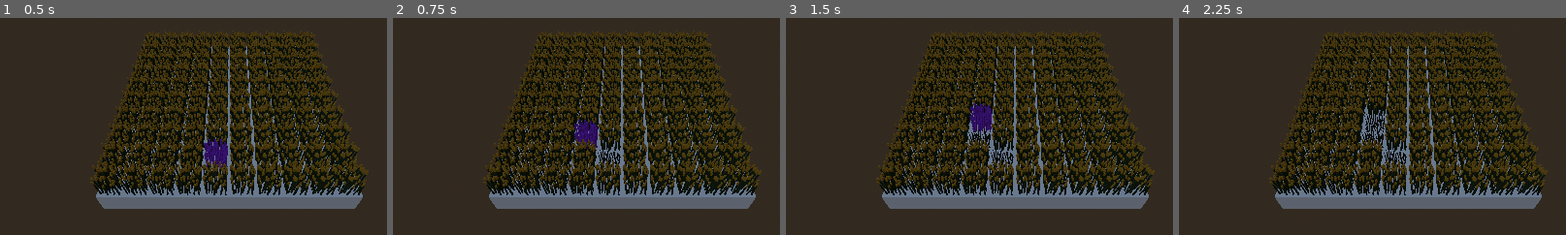
Above: before the commit, frames 1-4 (left to right).
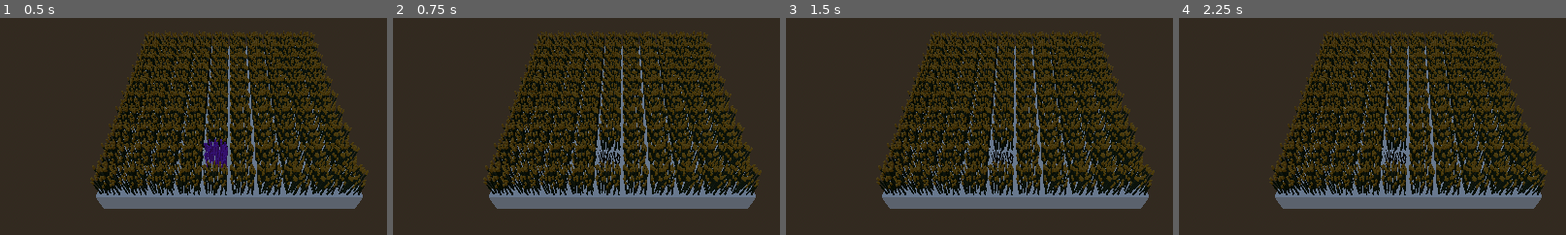
Above: after the commit, the same moments.

Repository: Squix/scientific_game_jam_26
Game: Godot game, scene res://scenes/game_parasite.tscn
Same seed, same stepped clock (60 frames per second), same inputs: the game is played once before the commit and once after it. This scene is started directly instead of the project's main scene.
Inputs (mouse positions are % of the whole screen's width and height, from its top left):
- Up to frame 1 (0.5 s): no input
- Up to frame 2 (0.75 s): tap Enter at 0.5 s; move the mouse to (72, 45) at 0.52 s; press the mouse at (72, 45) at 0.53 s
- Up to frame 3 (1.5 s): tap Space at 1.25 s; move the mouse to (30, 55) at 1.27 s; release the mouse at (30, 55) at 1.28 s; click (30, 55) at 1.35 s
- Up to frame 4 (2.25 s): tap Enter at 2 s; move the mouse to (60, 28) at 2.02 s; press the mouse at (60, 28) at 2.03 s
The pictures show only the part of the screen within x 20-70%, y 31-80%; the shares and areas given below are measured in that part.

Frame 1 is identical in both runs. In frame 2, 0.5% of the frame differs, in the area x 46-53%, y 46-62%; in frame 3, 0.8%, in the area x 46-54%, y 39-60%; in frame 4, 0.7%.
Error after the commit: Invalid operands 'Array' and 'int' in operator '=='. (res://script/parasite.gd:52)

Commit message:
fix: emit game won signal if parasite can't spread more

Diff:
--- a/script/parasite.gd
+++ b/script/parasite.gd
@@ -3,9 +3,11 @@
 
 @onready var field : Map = %Map
 
+signal parasite_dead
+
 @export var spreadRules = {
 	"waterLevel":1,
-	"sunLevel":1,
+	"sunLevel":2,
 	"soilLevel":2
 }
 
@@ -24,8 +26,12 @@
 	#kill current_cell
 	current_cell.KillColza()
 	#duplicate into adjacent_cell
-	var target := _get_target_cell()
-	target.set_state(Cell.CellState.containParasite)
+	var target = _get_target_cell()
+	if not target:
+		push_error("No valid cells for spreading, game won!")
+		parasite_dead.emit()
+		return
+	(target as Cell).set_state(Cell.CellState.containParasite)
 	current_cell = target
 
 func end_turn():
@@ -35,13 +41,14 @@
 func _on_game_manager_init_game() -> void:
 	_spawn_parasite()
 
-func _get_target_cell() -> Cell:
+func _get_target_cell() -> Variant:
 	#get adjacent cells to current_cell
 	var adjacent_cells = field.getAdjacentCellsTo(current_cell)
 	print("cells", adjacent_cells.map(func(c: Cell):return "name: {0},soilLevel: {1},sunLevel: {2},waterLevel: {3}".format([c.name, c.soilLevel, c.sunLevel, c.waterLevel])))
 	#filter to keep good ones
 	var valid_cells = adjacent_cells.filter(func(c : Cell):
 		return c.soilLevel == spreadRules["soilLevel"] && c.waterLevel == spreadRules["waterLevel"] && c.sunLevel == spreadRules["sunLevel"]  )
-	print("validCells", valid_cells)
 	#random select between good ones
+	if len(valid_cells == 0):
+		return null
 	return valid_cells.pick_random()
